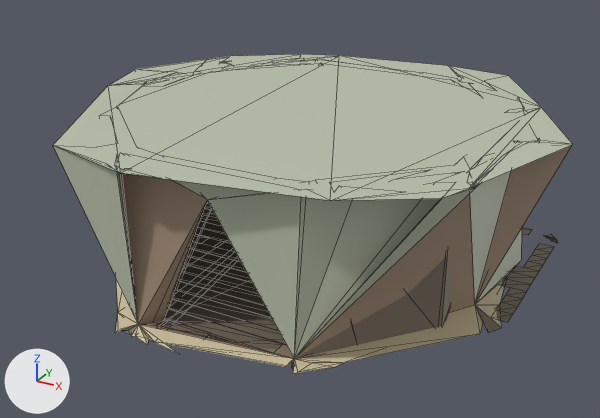
The glTF model docs/univers/archipeo/batiments/modeles/5e-batiment-hutte-de-kroa/etape-1.glb, before and after one commit.
Both versions are drawn from a 50 mm lens placed at (0.632, -1.123, 0.673), pointed at (0.009, 0.01, 0.106). The axes (+X, +Y, +Z) are drawn at lower left. The lights are the same throughout. The older version comes first. Mesh edges are drawn as thin lines. Vertices at exactly the same position are counted once.

Objects in the first picture: 'geometry_0'.
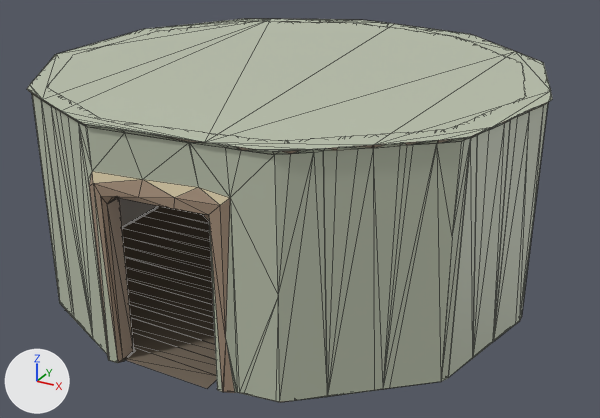
What differs and where, as boxes [x1, y1, x2, y2] in the pictures (600 x 418 px; the box of a moved part takes in the faces that stretch with it):
'geometry_0', reshaped (20% taller)
    before: [53, 54, 573, 374]
    after: [27, 19, 552, 402]
part 1 of me_geometry_0, moved or reshaped (not visible before)
    after: [125, 258, 213, 305]
part 2 of me_geometry_0, rebuilt
    before: [53, 145, 572, 374]
    after: [28, 90, 551, 402]
part 3 of me_geometry_0, rebuilt
    before: [184, 202, 253, 283]
    after: [122, 206, 212, 282]
part 4 of me_geometry_0, rebuilt
    before: [168, 299, 287, 345]
    after: [127, 280, 214, 330]
part 5 of me_geometry_0, added
    after: [27, 19, 552, 151]
part 6 of me_geometry_0, deleted
    before: [53, 54, 573, 349]
part 7 of me_geometry_0, added (brown)
    after: [66, 304, 217, 388]

The edits, one by one:
me_geometry_0 is used by ob_geometry_0; location (0.0, 0.0, 0.0).
me_geometry_0 had 469 vertices, 543 faces and spanned x -0.427..0.424, y -0.323..0.456, z 0.0..0.267.
me_geometry_0 now has 1240 vertices, 2003 faces and spans x -0.39..0.402, y -0.379..0.404, z 0.0..0.351.
me_geometry_0 part 1: the loose piece of 6 vertices spanning x -0.134..0.219, y 0.074..0.128, z 0.002 is scaled about its middle by (1.86, 1.15, 1), then moved by (-0.045, -0.251, 0.0).
me_geometry_0 part 2: the loose piece of 269 vertices spanning x -0.427..0.424, y -0.323..0.456, z 0.0..0.267 is rebuilt with 1120 vertices and now spans x -0.39..0.402, y -0.379..0.404, z 0.0..0.351.
me_geometry_0 part 3: the loose piece of 38 vertices spanning x -0.297..0.3, y -0.089..0.183, z 0.002 is rebuilt with 24 vertices and now spans x -0.363..0.357, y -0.119..0.194, z 0.003.
me_geometry_0 part 4: the loose piece of 4 vertices spanning x -0.134..0.164, y -0.225..-0.198, z 0.002 is rebuilt with 7 vertices and now spans x -0.3..0.295, y -0.244..-0.182, z 0.003.
me_geometry_0 part 5: a new loose piece of 44 vertices spanning x -0.39..0.402, y -0.378..0.404, z 0.351, in mat_defaultmaterial.
me_geometry_0 part 6: 16 loose pieces with 128 vertices, spanning x -0.427..0.424, y -0.323..0.456, z 0.0..0.267, are deleted.
Part 7, on me_geometry_0:
14 vertices are added at x -0.269..0.232, y -0.369..0.351, z 0.003.
10 new vertices lie (0.0, 0.031, 0.0) away from vertices in x -0.269..0.232, y -0.369..0.351, z 0.003.
12 new faces join them.
Other edits to the shape of me_geometry_0 do not show in these pictures.
